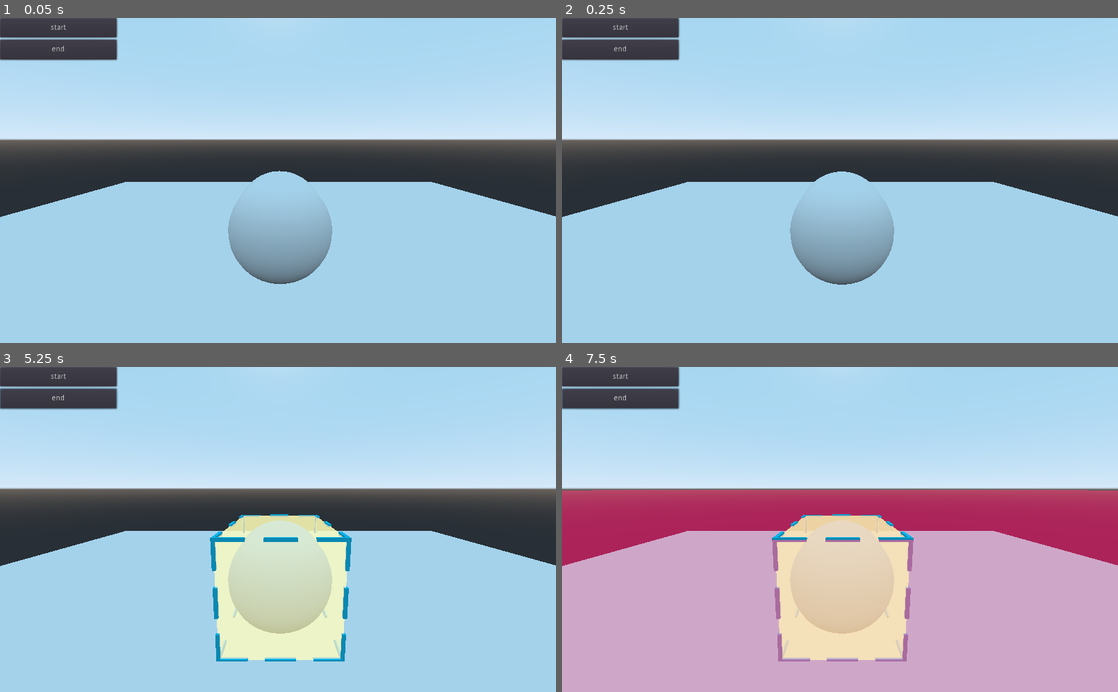
Above: before the commit, frames 1-4 (two rows, left to right).
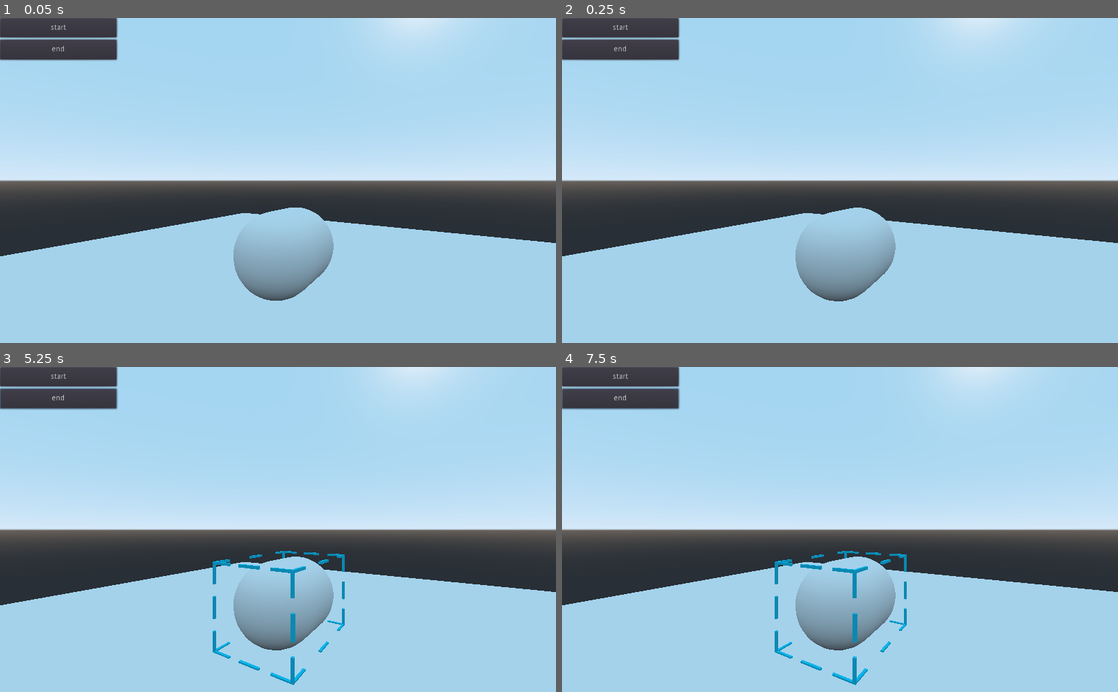
Above: after the commit, the same moments.

Repository: xmyhhh/GodotPlayground
Game: Godot game, scene res://01_ObjecManipulate/Main.tscn
The game is run twice, just before and just after one commit, with the same random seed, the same clock (stepped at 60 frames per second) and the same inputs.
Inputs (mouse positions are in pixels of both pictures, inside the frame that each line leads up to):
- Up to frame 1 (0.05 s): no input
- Up to frame 2 (0.25 s): no input
- Up to frame 3 (5.25 s): click "start" at 0.5 s; click "start" at 1.25 s; click "end" at 2 s; click "end" at 2.75 s; click "start" at 3.5 s; click "end" at 4.25 s; tap Enter at 5 s; move the mouse to (250, 594) at 5.02 s; click (250, 594) at 5.17 s
- Up to frame 4 (7.5 s): tap Space at 5.75, 7.25 s; drag from (1006, 578) to (812, 594) at 5.77 s; tap Enter at 6.5 s; move the mouse to (673, 480) at 6.52 s; click (673, 480) at 6.67 s; drag from (867, 529) to (673, 480) at 7.27 s

The runs differ from the first frame. In frame 1, 33% of the frame differs, in the area x 0-100%, y 0-87%; in frame 2, 33%; in frame 3, 38%; in frame 4, 67%, in the area x 0-100%, y 0-100%.

Commit message:
完成简单的position编辑

Diff:
--- a/01_ObjecManipulate/Main.tscn
+++ b/01_ObjecManipulate/Main.tscn
@@ -26,7 +26,7 @@
 shape = SubResource( 2 )
 
 [node name="Camera" type="Camera" parent="."]
-transform = Transform( 1, 0, 0, 0, 0.984677, 0.174387, 0, -0.174387, 0.984677, -0.0407468, 3.24225, 4.84013 )
+transform = Transform( 0.844515, 0, 0.535532, 0, 1, 0, -0.535532, 0, 0.844515, 2.99454, 3.24943, 5.14133 )
 __meta__ = {
 "_edit_group_": true
 }
--- a/01_ObjecManipulate/Scripts/core/Manipulate/ManipulateableObject.gd
+++ b/01_ObjecManipulate/Scripts/core/Manipulate/ManipulateableObject.gd
@@ -20,6 +20,7 @@
 var physicsBodyNode = null
 var collisonNodeArray = null
 
+var manipulateSessionRoot = null
 var manipulate3DGUIRootNode = null
 var boundingBoxRoot = null
 var collisonMaxPoint = null
@@ -33,12 +34,14 @@
 
 #region position
 var startPos = null
+var objStartPos = null
 var projectionPlaneNode = null
 #endregion
 
 #region Godot Callback
 func _ready():
 	set_meta("ManipulateableObject", true)
+	manipulateSessionRoot = get_parent()
 	if(not delayInit):
 		InitObject()
 
@@ -178,7 +181,9 @@
 
 func ReleseHandle():
 	if(currentHandleInfo.handleType == ManipulateActionType.Position):
-		projectionPlaneNode.queue_free()
+		if(is_instance_valid(projectionPlaneNode)):
+			projectionPlaneNode.queue_free()
+			startPos = null
 	isHandlePressing = false
 	currentHandleInfo = null
 	pass
@@ -192,24 +197,39 @@
 		var spaceSatae = get_world().direct_space_state
 		var rayOrigin = currentCamera.project_ray_origin(event.position)
 		var rayEnd = rayOrigin + currentCamera.project_ray_normal(event.position) * 200
-		var intersection = spaceSatae.intersect_ray(rayOrigin, rayEnd, [], 0x7FFFFFFF, true, true)
-		if not intersection.empty() :
-
+		var intersection = spaceSatae.intersect_ray(rayOrigin, rayEnd, [], 0x7FFFFFFF, false, true)
+		if not intersection.empty()	:
 			#try get if it is ProjectionPlane
+#			print(intersection.collider.get_path())
 			var intersectionPlaneCollideroot = TryGetIntersectionProjectionPlaneRoot(intersection.collider)
 			if(intersectionPlaneCollideroot != null):
 				if(startPos == null):
 					startPos = intersection.position
+					objStartPos = transform.origin
 				else:
 					var movePos = intersection.position - startPos
-					print(movePos)
-
+					var vecApproximate = VecApproximateZero(movePos)
+					print("--------------------")
+					print("movePos", movePos)
+					print("objStartPos", objStartPos)
+					print("vecApproximate", vecApproximate)
+					print("objStartPos + vecApproximate", objStartPos + vecApproximate)
+					#region move obj
+
+					transform.origin = objStartPos + vecApproximate
+					#endregion
 
 func RotationHandleProcess(event):
 	print("RotationHandleProcess")
+
 func ScaleHandleProcess(event):
 	print("ScaleHandleProcess")
 #endregion
+
+
+
+
+
 
 
 #region Tool Script
@@ -217,6 +237,19 @@
 	if(source.x <= target.x and source.y <= target.y and source.z <= target.z):
 		return true
 	return false
+
+func VecApproximateZero(inVec):
+	if(inVec is Vector3):
+		return Vector3(floatApproximateZero(inVec.x), floatApproximateZero(inVec.y), floatApproximateZero(inVec.z))
+	if(inVec is Vector2):
+		return Vector2(floatApproximateZero(inVec.x), floatApproximateZero(inVec.y))
+		print("catch error in func VecApproximate:inVec can only be vector")
+	return null
+
+func floatApproximateZero(inFloat, clampMin = -0.01, clampMax = 0.01):
+	if(inFloat < clampMax and clampMin < inFloat):
+		return 0
+	return inFloat
 
 func GeneratePlane(center:Vector3, halfSize:Vector3):
 	var surfaceTool = SurfaceTool.new()
@@ -251,7 +284,6 @@
 
 func GenerateBoxFace(boxCenter:Vector3, boxSizeHalf:Vector3):
 	var res = []
-
 	res.append(GeneratePlane(boxCenter - Vector3(boxSizeHalf.x, 0, 0), Vector3(0, boxSizeHalf.y, boxSizeHalf.z)))
 	res.append(GeneratePlane(boxCenter + Vector3(boxSizeHalf.x, 0, 0), Vector3(0, boxSizeHalf.y, boxSizeHalf.z)))
 
@@ -265,31 +297,33 @@
 func CreateProjectionPlane(event, normal, center):
 	var meshInst = MeshInstance.new()
 	var planeMesh = PlaneMesh.new()
-	planeMesh.size = Vector2(200, 200)
-	boundingBoxRoot.add_child(meshInst)
+	var area = Area.new()
+	var collisionShape = CollisionShape.new()
+	var boxShape = BoxShape.new()
+
+	planeMesh.size = Vector2(projectionPlaneMaxSize, projectionPlaneMaxSize)
+
+	add_child(meshInst)
+	meshInst.add_child(area)
+	area.add_child(collisionShape)
+	area.transform.basis = Basis(Quat(normal.cross(Vector3.UP), -normal.angle_to(Vector3.UP)))
+
 	meshInst.name = "ProjectionPlane"
 	meshInst.mesh = planeMesh
-
 	meshInst.set_surface_material(0, editorRoot.planeMat)
-	var quat = Quat(normal.cross(Vector3.UP), normal.angle_to(Vector3.UP))
-	meshInst.transform.basis = Basis(quat)
+	meshInst.transform.basis = Basis(Quat(normal.cross(Vector3.UP), normal.angle_to(Vector3.UP)))
 	meshInst.transform.origin = center
+
 	projectionPlaneNode = meshInst
-
-	var area = Area.new()
 	area.set_meta("ProjectionPlane", true)
-	var collisionShape = CollisionShape.new()
-	var boxShape = BoxShape.new()
-
-	meshInst.add_child(area)
-	area.add_child(collisionShape)
+
 	var boxSize
 	if(normal.x == 1):
-		boxSize = Vector3(0.2, projectionPlaneMaxSize, projectionPlaneMaxSize)
+		boxSize = Vector3(0.2, projectionPlaneMaxSize/2.0, projectionPlaneMaxSize/2.0)
 	elif(normal.y == 1):
-		boxSize = Vector3(projectionPlaneMaxSize, 0.2, projectionPlaneMaxSize)
+		boxSize = Vector3(projectionPlaneMaxSize/2.0, 0.2, projectionPlaneMaxSize/2.0)
 	else:
-		boxSize = Vector3(projectionPlaneMaxSize, projectionPlaneMaxSize, 0.2)
+		boxSize = Vector3(projectionPlaneMaxSize/2.0, projectionPlaneMaxSize/2.0, 0.2)
 	boxShape.extents =  boxSize
 	collisionShape.shape = boxShape
 
--- a/01_ObjecManipulate/shaders/BoundingBoxFaceMat.tres
+++ b/01_ObjecManipulate/shaders/BoundingBoxFaceMat.tres
@@ -4,11 +4,20 @@
 code = "shader_type spatial;
 render_mode cull_disabled, unshaded;
 
+uniform bool visible = false;
+
 void fragment(){
 
 	ALBEDO = vec3(1,1,0.5);
-	ALPHA = 0.5;
+	if(visible){
+		ALPHA = 0.5;
+	}
+	else{
+		ALPHA = 0.;
+	}
+
 }"
 
 [resource]
 shader = SubResource( 5 )
+shader_param/visible = false
